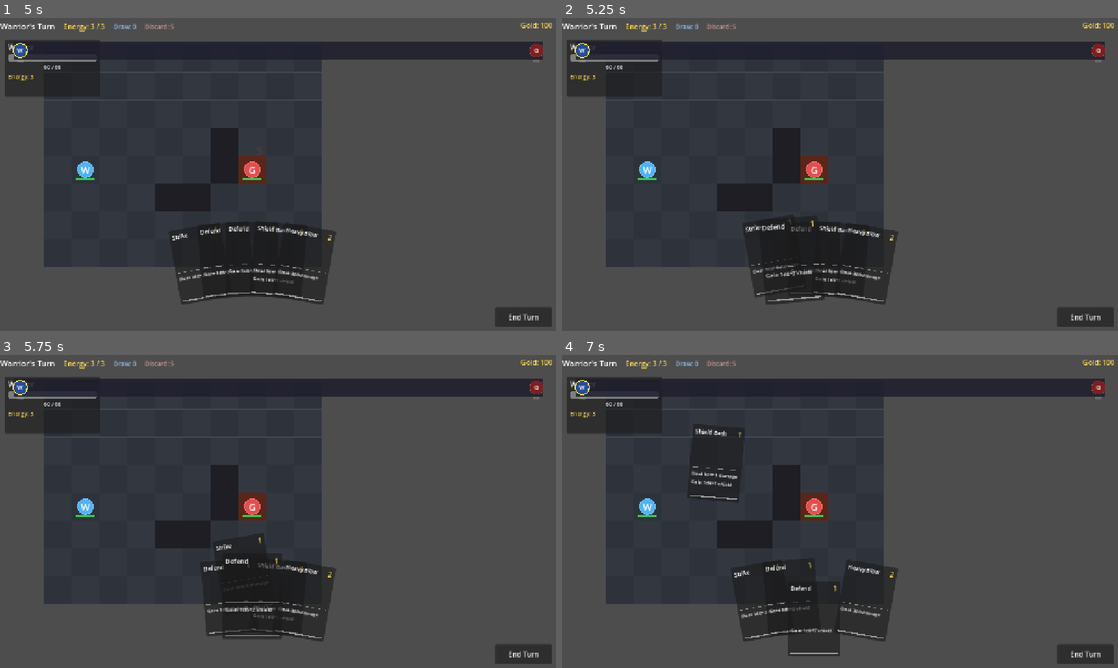
Above: before the commit, frames 1-4 (two rows, left to right).
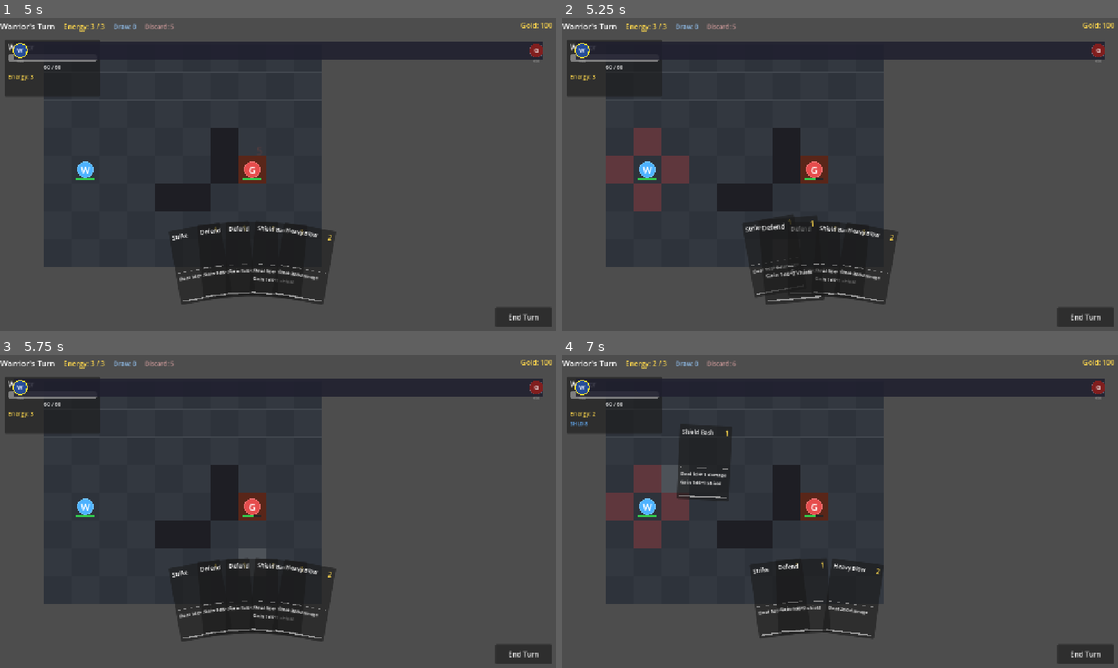
Above: after the commit, the same moments.

Repository: ihwooMil/gridspire
Game: Godot game, scene res://scenes/main.tscn
Two runs of this game, one before a commit and one after it. Both use one fixed random seed, a clock stepped at 60 frames per second and the inputs below.
Inputs (mouse positions are in pixels of both pictures, inside the frame that each line leads up to):
- Up to frame 1 (5 s): click "New Game" at 0.5 s; click "Select" at 1.25 s; tap Enter at 2 s; drag from (105, 136) to (333, 105) at 2.02 s; click "End Turn" at 2.75 s; click "End Turn" at 3.5 s; click "End Turn" at 4.25 s
- Up to frame 2 (5.25 s): tap Space at 5 s; drag from (762, 262) to (812, 237) at 5.02 s
- Up to frame 3 (5.75 s): no input
- Up to frame 4 (7 s): move the mouse to (789, 596) at 5.77 s; click (789, 596) at 5.92 s; tap Enter at 6.5 s; drag from (812, 617) to (673, 464) at 6.52 s

Frame 1 is identical in both runs. In frame 2, 1.8% of the frame differs, in the area x 7-47%, y 35-62%; in frame 3, 1.5%; in frame 4, 4.5%, in the area x 1-61%, y 2-97%.

Commit message:
Fix card UI position and add drag-drop interaction for mobile
- Add layout_mode=1 to card_hand.tscn so anchors resolve correctly
- Use viewport size fallback when control size is 0 (fixes cards at top-left)
- Change card selection from double-tap to single-tap
- Add drag-drop with snap-back: drag shows range, drop on target plays card
- Add drag hover highlighting on grid during card drag
- Clean up signal flow: CardUI → CardHand → BattleHUD → BattleScene

Co-Authored-By: Claude Opus 4.6 <noreply@anthropic.com>

Diff:
--- a/scenes/ui/card_hand.tscn
+++ b/scenes/ui/card_hand.tscn
@@ -3,6 +3,7 @@
 [ext_resource type="Script" uid="uid://bqefrgcoye4x" path="res://scripts/ui/card_hand.gd" id="1"]
 
 [node name="CardHand" type="Control"]
+layout_mode = 1
 mouse_filter = 2
 anchors_preset = 12
 anchor_top = 1.0
--- a/scripts/combat/battle_scene.gd
+++ b/scripts/combat/battle_scene.gd
@@ -15,6 +15,8 @@
 
 	# Wire up card targeting
 	battle_hud.targeting_requested.connect(_on_targeting_requested)
+	battle_hud.drag_drop_requested.connect(_on_drag_drop)
+	battle_hud.drag_hover_updated.connect(_on_drag_hover)
 	grid_container.target_selected.connect(_on_target_selected)
 
 	# Start the battle from encounter data
@@ -222,6 +224,53 @@
 	BattleManager.play_card(card, source, target)
 
 
+func _on_drag_drop(card: CardData, source: CharacterData, drop_pos: Vector2) -> void:
+	grid_container.exit_targeting_mode()
+
+	# Convert screen position to grid local, then to grid coordinates
+	var local_pos: Vector2 = grid_container.to_local(drop_pos)
+	var grid_pos: Vector2i = GridManager.world_to_grid(local_pos)
+
+	# Auto-target cards: play immediately regardless of drop position
+	match card.target_type:
+		Enums.TargetType.SELF, Enums.TargetType.NONE, Enums.TargetType.ALL_ALLIES, Enums.TargetType.ALL_ENEMIES:
+			var targets: Array = BattleManager.get_valid_targets(card, source)
+			if not targets.is_empty():
+				BattleManager.play_card(card, source, targets[0])
+			return
+
+	# Manual target cards: check if drop landed on a valid target
+	if not GridManager.grid.has(grid_pos):
+		return
+
+	# Check range
+	var in_range_tiles: Array[Vector2i] = GridManager.get_tiles_in_range(
+		source.grid_position, card.range_min, card.range_max
+	)
+	if grid_pos not in in_range_tiles:
+		return
+
+	var tile: GridTile = GridManager.get_tile(grid_pos)
+	var target: Variant = null
+
+	match card.target_type:
+		Enums.TargetType.SINGLE_ENEMY:
+			if tile and tile.occupant and tile.occupant.faction == Enums.Faction.ENEMY and tile.occupant.is_alive():
+				target = tile.occupant
+		Enums.TargetType.SINGLE_ALLY:
+			if tile and tile.occupant and tile.occupant.faction == Enums.Faction.PLAYER and tile.occupant.is_alive():
+				target = tile.occupant
+		Enums.TargetType.TILE, Enums.TargetType.AREA:
+			target = grid_pos
+
+	if target != null:
+		BattleManager.play_card(card, source, target)
+
+
+func _on_drag_hover(screen_pos: Vector2) -> void:
+	grid_container.update_drag_hover(screen_pos)
+
+
 func _spawn_damage_popup(character: CharacterData, amount: int, is_damage: bool) -> void:
 	var popup := DamagePopup.new()
 	var world_pos: Vector2 = GridManager.grid_to_world(character.grid_position)
--- a/scripts/grid/grid_visual.gd
+++ b/scripts/grid/grid_visual.gd
@@ -596,6 +596,15 @@
 	queue_redraw()
 
 
+## Update the hovered tile during a card drag (screen-space position).
+func update_drag_hover(screen_pos: Vector2) -> void:
+	var local_pos: Vector2 = to_local(screen_pos)
+	var grid_pos: Vector2i = GridManager.world_to_grid(local_pos)
+	if grid_pos != hovered_tile:
+		hovered_tile = grid_pos
+		queue_redraw()
+
+
 ## Enter card targeting mode: show attack range and wait for target click.
 func enter_targeting_mode(card: CardData, source: CharacterData) -> void:
 	deselect_character()
--- a/scripts/ui/battle_hud.gd
+++ b/scripts/ui/battle_hud.gd
@@ -13,14 +13,18 @@
 @onready var discard_count_label: Label = %DiscardCountLabel
 
 signal targeting_requested(card: CardData, source: CharacterData)
+signal drag_drop_requested(card: CardData, source: CharacterData, drop_pos: Vector2)
+signal drag_hover_updated(screen_pos: Vector2)
 
 var _active_character: CharacterData = null
-var _dragging_card: CardData = null
 
 
 func _ready() -> void:
 	end_turn_button.pressed.connect(_on_end_turn_pressed)
 	card_hand.card_selected.connect(_on_card_selected)
+	card_hand.card_drag_started.connect(_on_card_drag_started)
+	card_hand.card_drag_dropped.connect(_on_card_drag_dropped)
+	card_hand.card_drag_moved.connect(_on_card_drag_moved)
 
 	BattleManager.turn_started.connect(_on_turn_started)
 	BattleManager.turn_ended.connect(_on_turn_ended)
@@ -87,6 +91,21 @@
 			targeting_requested.emit(card, _active_character)
 
 
+func _on_card_drag_started(card: CardData) -> void:
+	if _active_character and _active_character.faction == Enums.Faction.PLAYER:
+		targeting_requested.emit(card, _active_character)
+
+
+func _on_card_drag_dropped(card: CardData, drop_pos: Vector2) -> void:
+	if _active_character == null or _active_character.faction != Enums.Faction.PLAYER:
+		return
+	drag_drop_requested.emit(card, _active_character, drop_pos)
+
+
+func _on_card_drag_moved(_card: CardData, screen_pos: Vector2) -> void:
+	drag_hover_updated.emit(screen_pos)
+
+
 func _on_end_turn_pressed() -> void:
 	BattleManager.end_turn()
 
@@ -99,36 +118,7 @@
 
 func _on_hand_updated(_hand: Array[CardData]) -> void:
 	card_hand.refresh_hand()
-	_connect_card_drag_signals()
 	_update_pile_counts()
-
-
-func _connect_card_drag_signals() -> void:
-	for child: Node in card_hand.get_children():
-		if child is CardUI:
-			var card_ui: CardUI = child
-			if not card_ui.card_drag_started.is_connected(_on_card_drag_started):
-				card_ui.card_drag_started.connect(_on_card_drag_started)
-			if not card_ui.card_drag_ended.is_connected(_on_card_drag_ended):
-				card_ui.card_drag_ended.connect(_on_card_drag_ended)
-
-
-func _on_card_drag_started(card: CardData) -> void:
-	_dragging_card = card
-	if _active_character and _active_character.faction == Enums.Faction.PLAYER:
-		targeting_requested.emit(card, _active_character)
-
-
-func _on_card_drag_ended(card: CardData) -> void:
-	_dragging_card = null
-	if _active_character == null or _active_character.faction != Enums.Faction.PLAYER:
-		return
-	# Auto-target cards: play immediately on drop
-	match card.target_type:
-		Enums.TargetType.SELF, Enums.TargetType.NONE, Enums.TargetType.ALL_ALLIES, Enums.TargetType.ALL_ENEMIES:
-			var targets: Array = BattleManager.get_valid_targets(card, _active_character)
-			if not targets.is_empty():
-				BattleManager.play_card(card, _active_character, targets[0])
 
 
 func _update_energy_display() -> void:
--- a/scripts/ui/card_hand.gd
+++ b/scripts/ui/card_hand.gd
@@ -1,9 +1,12 @@
 ## Manages the fan-shaped arc of cards at the bottom of the battle screen.
-## Cards are positioned on an arc and support click-to-select, click-to-confirm.
+## Cards are positioned on an arc. Single tap selects, drag drops.
 class_name CardHandUI
 extends Control
 
 signal card_selected(card: CardData)
+signal card_drag_started(card: CardData)
+signal card_drag_dropped(card: CardData, drop_pos: Vector2)
+signal card_drag_moved(card: CardData, screen_pos: Vector2)
 
 const CARD_UI_SCENE_PATH: String = "res://scenes/ui/card_ui.tscn"
 const ARC_RADIUS: float = 600.0
@@ -11,7 +14,6 @@
 const CARD_WIDTH: float = 120.0
 
 var card_ui_scene: PackedScene = null
-var _selected_index: int = -1
 var _card_uis: Array[CardUI] = []
 
 
@@ -54,14 +56,15 @@
 		var can_play: bool = card.energy_cost <= energy
 		card_ui.setup(card, can_play)
 		card_ui.card_clicked.connect(_on_card_clicked)
+		card_ui.card_drag_started.connect(_on_card_drag_started)
+		card_ui.card_drag_ended.connect(_on_card_drag_ended)
+		card_ui.card_drag_moved.connect(_on_card_drag_moved)
 		_card_uis.append(card_ui)
 
-	_selected_index = -1
 	_layout_cards()
 
 
 func clear_hand() -> void:
-	_selected_index = -1
 	_card_uis.clear()
 	for child: Node in get_children():
 		child.queue_free()
@@ -72,8 +75,17 @@
 	if count == 0:
 		return
 
+	# Use viewport size as fallback when control size is not yet resolved
+	var width: float = size.x
+	if width <= 0.0:
+		width = get_viewport_rect().size.x
+
+	var height: float = size.y
+	if height <= 0.0:
+		height = 180.0
+
 	# Arc center is below the bottom-center of this control
-	var arc_center := Vector2(size.x / 2.0, size.y + ARC_RADIUS - 80.0)
+	var arc_center := Vector2(width / 2.0, height + ARC_RADIUS - 80.0)
 
 	# Calculate angle per card, clamped to max spread
 	var angle_per_card: float = 5.0  # degrees between cards
@@ -82,15 +94,6 @@
 
 	for i: int in count:
 		var card_ui: CardUI = _card_uis[i]
-
-		if i == _selected_index:
-			# Selected card: centered, scaled up, no rotation
-			card_ui.position = Vector2(size.x / 2.0 - CARD_WIDTH / 2.0, -20.0)
-			card_ui.rotation = 0.0
-			card_ui.scale = Vector2(1.3, 1.3)
-			card_ui.z_index = 20
-			card_ui.pivot_offset = card_ui.size / 2.0
-			continue
 
 		# Calculate angle for this card (in radians)
 		var card_angle_deg: float = start_angle + (total_angle * i / maxi(count - 1, 1))
@@ -107,47 +110,27 @@
 		card_ui.scale = Vector2.ONE
 		card_ui.z_index = i
 
+		# Store home transform for snap-back
+		card_ui.set_home(card_ui.position, card_ui.rotation, card_ui.scale)
+
 
 func _on_card_clicked(card: CardData) -> void:
-	var clicked_index: int = -1
-	for i: int in _card_uis.size():
-		if _card_uis[i].card_data == card:
-			clicked_index = i
-			break
-
-	if clicked_index < 0:
-		return
-
-	if _selected_index == clicked_index:
-		# Second click on same card: confirm selection
-		card_selected.emit(card)
-		_deselect()
-	else:
-		# First click: select this card
-		_selected_index = clicked_index
-		_layout_cards()
+	# Single tap immediately confirms selection
+	card_selected.emit(card)
 
 
-func _deselect() -> void:
-	if _selected_index >= 0:
-		_selected_index = -1
-		_layout_cards()
+func _on_card_drag_started(card: CardData) -> void:
+	card_drag_started.emit(card)
 
 
-func _input(event: InputEvent) -> void:
-	if _selected_index < 0:
-		return
+func _on_card_drag_ended(card: CardData, drop_pos: Vector2) -> void:
+	card_drag_dropped.emit(card, drop_pos)
+	# Re-layout to ensure all cards return to position
+	_layout_cards()
 
-	if event is InputEventKey:
-		var key: InputEventKey = event
-		if key.pressed and key.keycode == KEY_ESCAPE:
-			_deselect()
-			get_viewport().set_input_as_handled()
-	elif event is InputEventMouseButton:
-		var mb: InputEventMouseButton = event
-		if mb.button_index == MOUSE_BUTTON_RIGHT and mb.pressed:
-			_deselect()
-			get_viewport().set_input_as_handled()
+
+func _on_card_drag_moved(card: CardData, screen_pos: Vector2) -> void:
+	card_drag_moved.emit(card, screen_pos)
 
 
 func update_playability() -> void:
--- a/scripts/ui/card_ui.gd
+++ b/scripts/ui/card_ui.gd
@@ -7,7 +7,8 @@
 signal card_hovered(card_data: CardData)
 signal card_unhovered(card_data: CardData)
 signal card_drag_started(card_data: CardData)
-signal card_drag_ended(card_data: CardData)
+signal card_drag_ended(card_data: CardData, drop_pos: Vector2)
+signal card_drag_moved(card_data: CardData, screen_pos: Vector2)
 
 @onready var name_label: Label = %NameLabel
 @onready var cost_label: Label = %CostLabel
@@ -23,6 +24,11 @@
 var _is_dragging: bool = false
 var _press_position: Vector2 = Vector2.ZERO
 var _drag_offset: Vector2 = Vector2.ZERO
+
+## Home position set by layout — used for snap-back after drag
+var _home_position: Vector2 = Vector2.ZERO
+var _home_rotation: float = 0.0
+var _home_scale: Vector2 = Vector2.ONE
 
 const DRAG_THRESHOLD: float = 10.0
 
@@ -65,6 +71,13 @@
 	_update_playable_visual()
 
 
+## Store the home transform so the card can snap back after drag.
+func set_home(pos: Vector2, rot: float, scl: Vector2) -> void:
+	_home_position = pos
+	_home_rotation = rot
+	_home_scale = scl
+
+
 func _update_playable_visual() -> void:
 	if playable:
 		modulate = Color.WHITE
@@ -104,8 +117,10 @@
 			else:
 				# Mouse released
 				if _is_dragging:
+					var drop_pos: Vector2 = mb.global_position
 					_is_dragging = false
-					card_drag_ended.emit(card_data)
+					card_drag_ended.emit(card_data, drop_pos)
+					_snap_to_home()
 				else:
 					# No drag occurred, treat as click
 					if playable and card_data:
@@ -122,3 +137,14 @@
 					card_drag_started.emit(card_data)
 			if _is_dragging:
 				global_position = mm.global_position + _drag_offset
+				card_drag_moved.emit(card_data, mm.global_position)
+
+
+## Tween back to the home position after a drag ends.
+func _snap_to_home() -> void:
+	var tween: Tween = create_tween().set_ease(Tween.EASE_OUT).set_trans(Tween.TRANS_CUBIC)
+	tween.set_parallel(true)
+	tween.tween_property(self, "position", _home_position, 0.2)
+	tween.tween_property(self, "rotation", _home_rotation, 0.2)
+	tween.tween_property(self, "scale", _home_scale, 0.2)
+	z_index = 0
